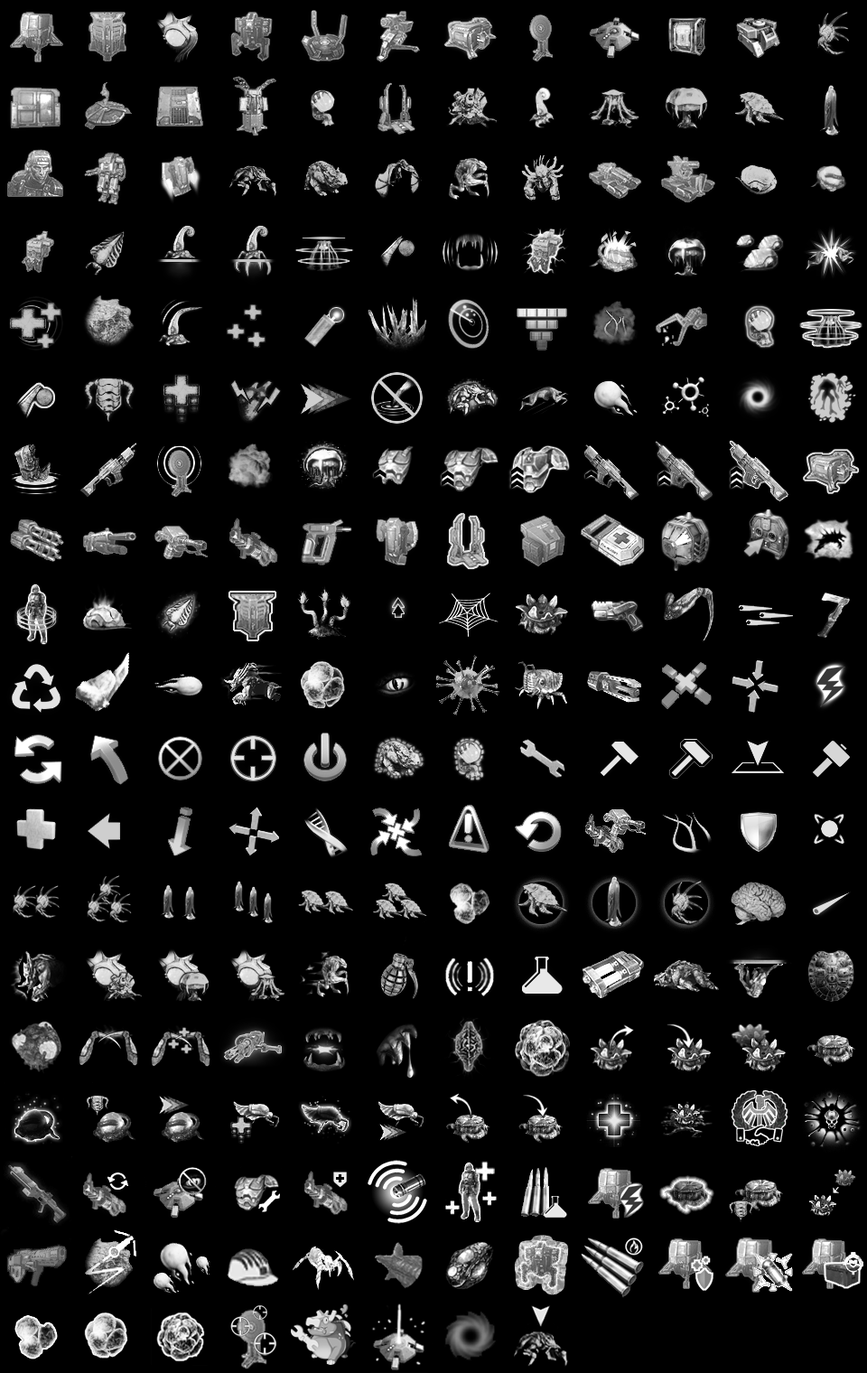
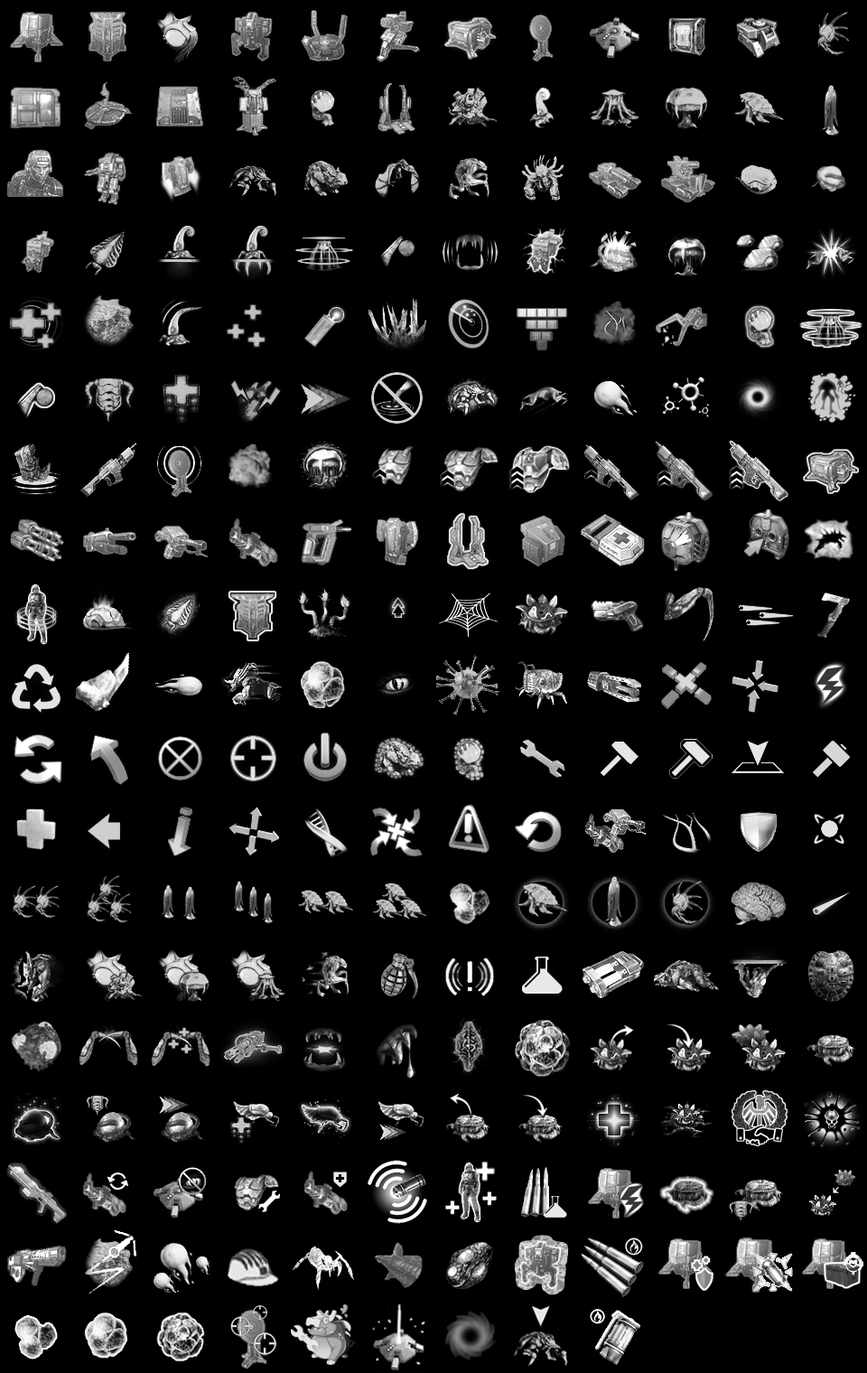
Layered file, before and after one edit (867 x 1373). Changes by layer:
added layer "图层 0" over [0, 1157, 641, 1366]
